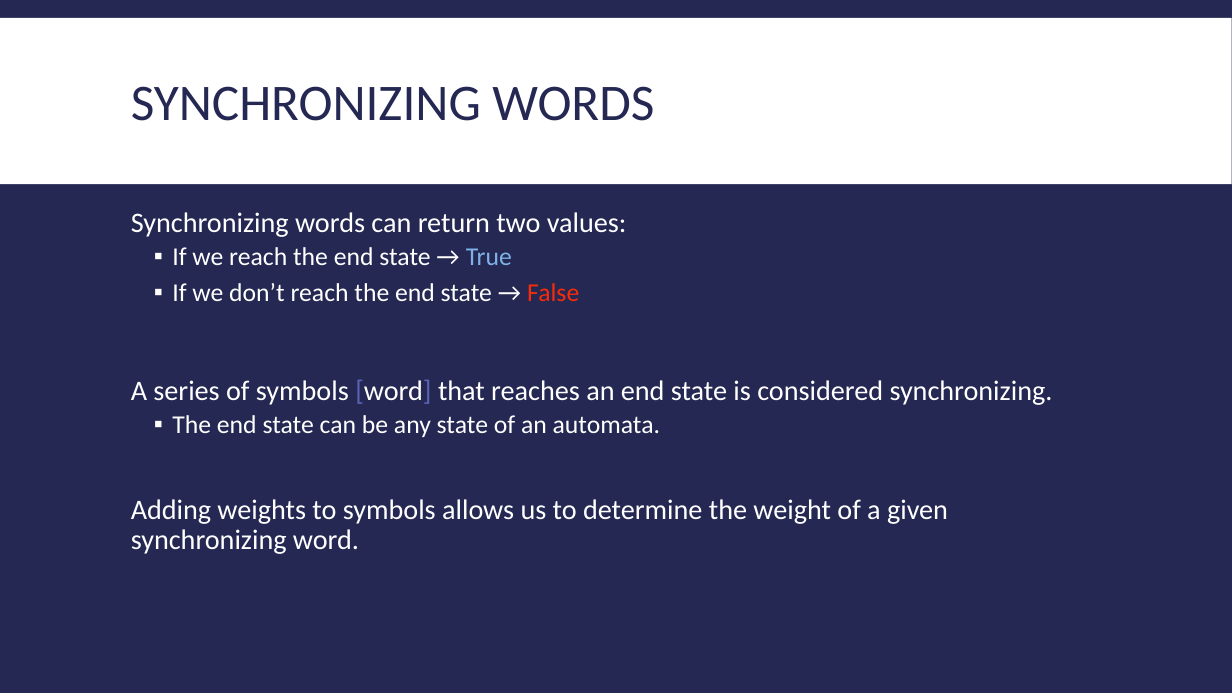
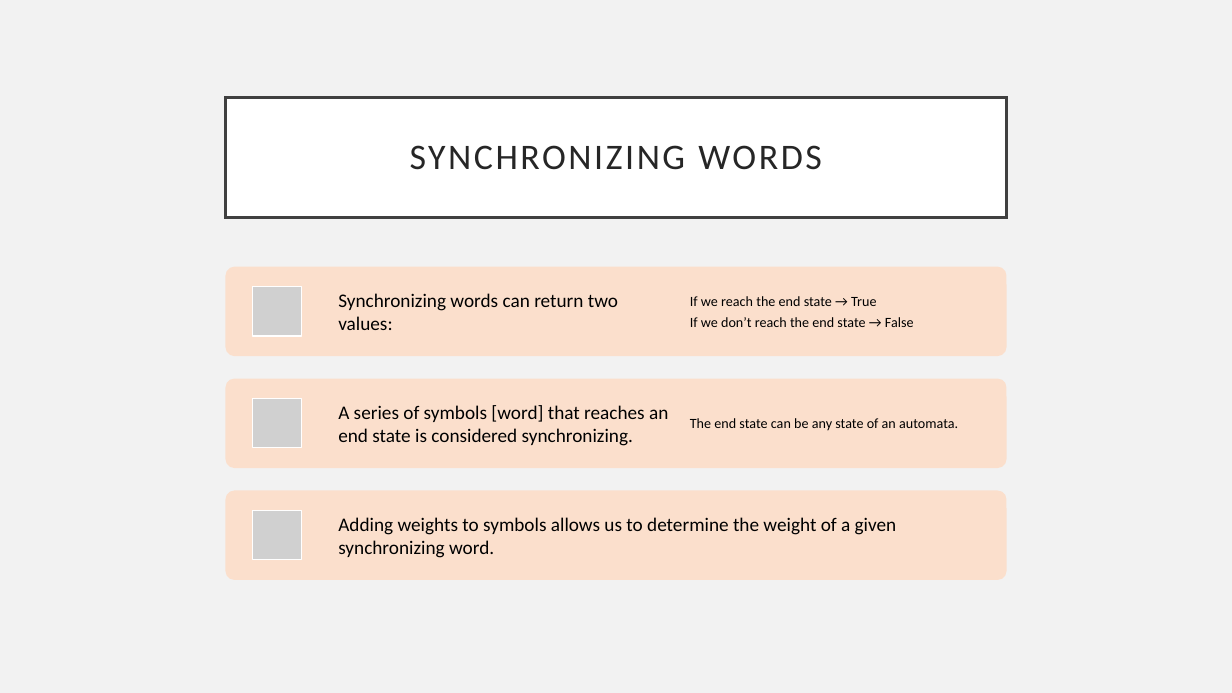
Before and after one commit to Jacobsma/CS477-Project, a slide deck: slide 8 of implementation.pptx. Drawn at 1232x693 pixels with LibreOffice and Linux fonts; fonts in the diff are those of the drawing; grey boxes stand for pictures. Boxes give left, top, right and bottom in pixels: in the first picture for what was removed or moved away, otherwise in the second. Text is boxed around its words. In the diff, an @@ line names an element or a change of style, - is before the commit and + after.

```diff
--- a/implementation.pptx
+++ b/implementation.pptx
@@ background #242852 to #F2F2F2 @@
@@ rectangle removed at bbox=[0, 18, 1232, 184] @@
@@ title "SYNCHRONIZING WORDS": place and size @@
-title "SYNCHRONIZING WORDS" at bbox=[131, 86, 654, 121]
+title "SYNCHRONIZING WORDS" at bbox=[226, 97, 1006, 217]
@@ title "SYNCHRONIZING WORDS" at bbox=[226, 97, 1006, 217]: size 40 to 28 pt, text colour #242852 to #262626, letter spacing 0 to 2 pt; alignment left to centre; line spacing 0.85 to 0.9; fill none to #FFFFFF; outline none to #404040 2.5 pt @@
@@ text removed at bbox=[131, 212, 1053, 554] @@
-Synchronizing words can return two values:
-  ▪ If we reach the end state → True
-  ▪ If we don’t reach the end state → False
-A series of symbols [word] that reaches an end state is considered synchronizing.
-  ▪ The end state can be any state of an automata.
-Adding weights to symbols allows us to determine the weight of a given synchronizing word.
@@ group added at bbox=[226, 267, 1006, 580]: 5 texts, 3 rounded rectangles, 3 pictures @@
+Synchronizing words can return two values:
+If we reach the end state → True
+If we don’t reach the end state → False
+A series of symbols [word] that reaches an end state is considered synchronizing.
+The end state can be any state of an automata.
+Adding weights to symbols allows us to determine the weight of a given synchronizing word.
```
Also in this commit, not shown: 20 other slides changed, 3 slides added, 3 slides removed, 1 other file.
